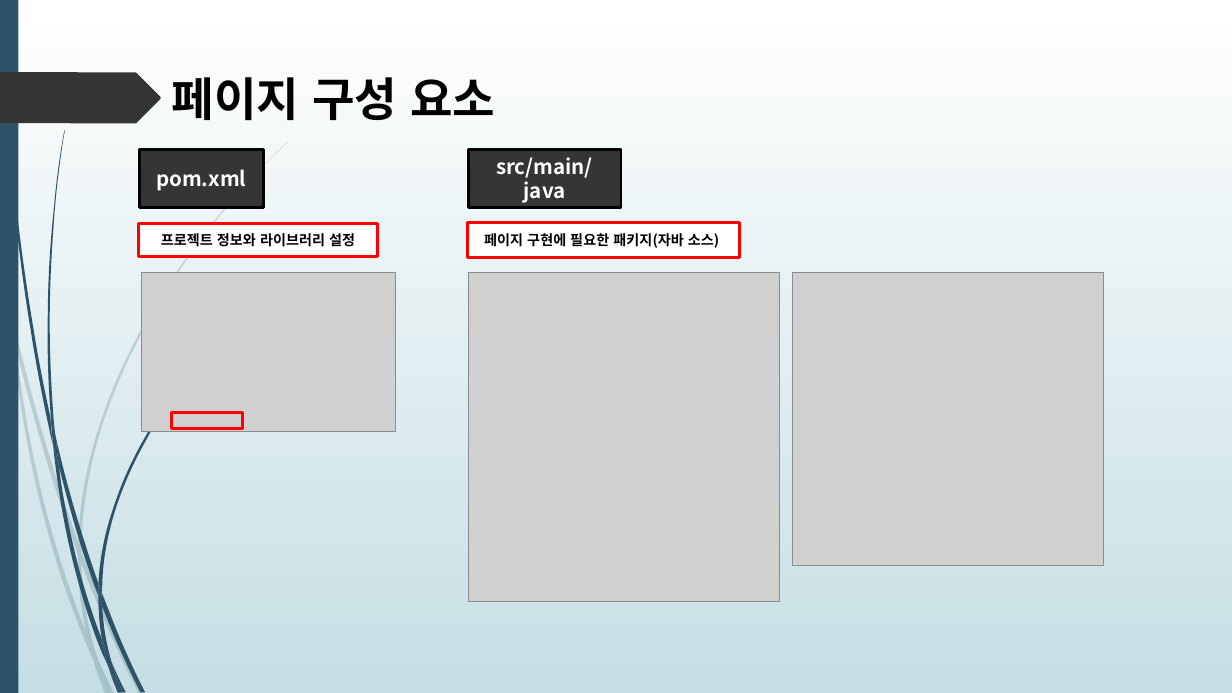
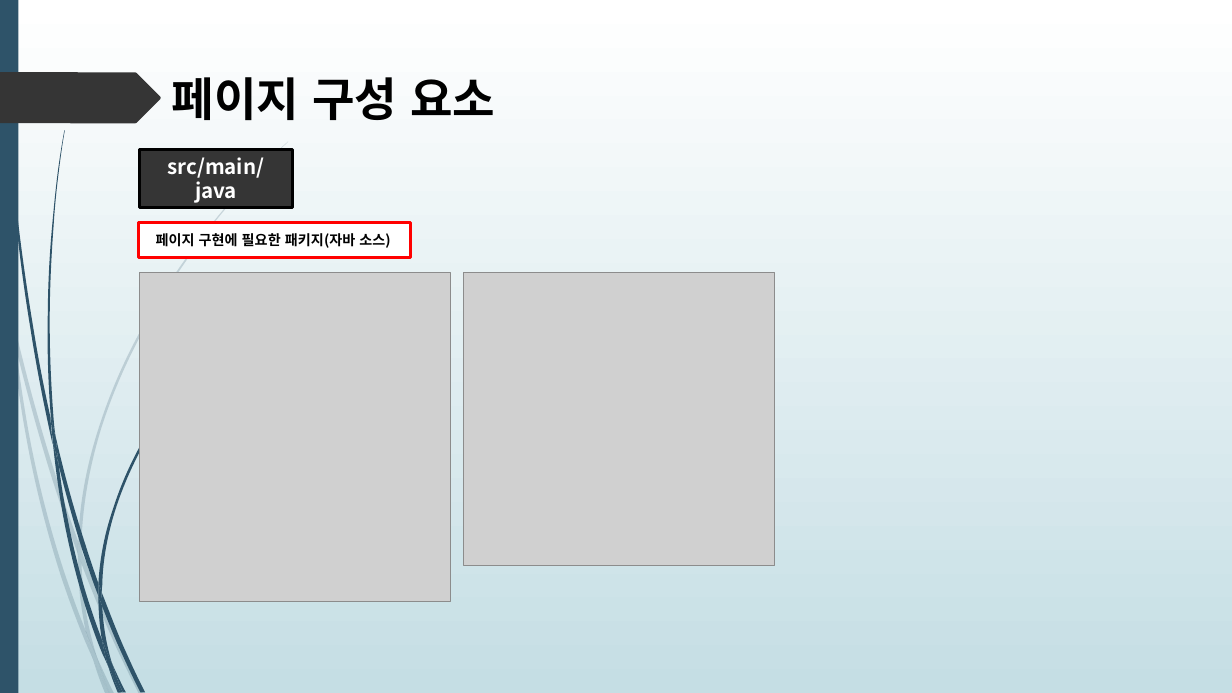
Before and after one commit to himediaai/DongOuk, a slide deck: slide 10 of 쇼핑몰.pptx (slide 3 before the commit). Drawn at 1232x693 pixels with LibreOffice and Linux fonts; fonts in the diff are those of the drawing; grey boxes stand for pictures. Boxes give left, top, right and bottom in pixels: in the first picture for what was removed or moved away, otherwise in the second. Text is boxed around its words. In the diff, an @@ line names an element or a change of style, - is before the commit and + after.

```diff
--- a/쇼핑몰.pptx
+++ b/쇼핑몰.pptx
@@ rectangle removed at [140,149,263,207] @@
-pom.xml
@@ 2 pictures, 2 rectangles: place and size @@
-2 pictures, 2 rectangles at [468,149,1104,602]
+2 pictures, 2 rectangles at [139,149,775,602]
@@ rectangle removed at [139,224,377,256] @@
-프로젝트 정보와 라이브러리 설정
@@ picture removed at [141,273,396,432] @@
@@ rectangle removed at [171,412,242,429] @@
```
Also in this commit, not shown: 2 other slides changed, 7 slides added, 1 slide removed.
